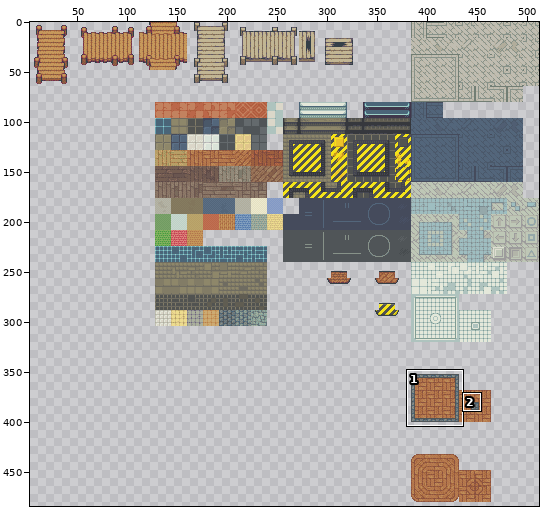
Two versions of one sprite sheet, World/Tilesets/Images/Floors_Master.png. Above: a wide view before the commit, with the close-up outlined.
Close-up. Old version:
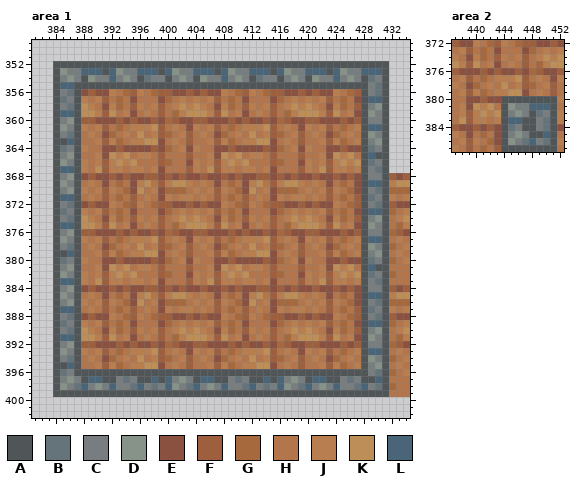
The file is 512x512 pixels. Colours within 5 levels of each other are drawn and written as one. Shown: area 1: x 381..434, y 349..402; area 2: x 437..452, y 372..387. The wide view leaves out empty margins.
Palette (. is transparent): A #505558  B #64747a  C #787e7f  D #879289  E #8a5140  F #9d5f3e  G #a6693e  H #b3754b  J #b87e50  K #be8e58  L #4a6578
Pixels before, area 1 (only the part around the change), first column x 381:
349 ......................................................
350 ......................................................
351 ......................................................
352 ...AAAAAAAAAAAAAAAAAAAAAAAAAAAAAAAAAAAAAAAAAAAAAAAA...
353 ...ADCCLLLALDCCLLLALDCCLLLALDCCLLLALDCCLLLALDCCLLLA...
354 ...ACDCADCCLCDCABCCACDCADCCLCDCABCCACDCADCCLCDCABCA...
355 ...ALLAAAAAAAAAAAAAAAAAAAAAAAAAAAAAAAAAAAAAAAAAACBA...
356 ...ACBAEFEEJHGFJHGFFEEFEFEEJHGFJHGFFEEFEFEEJHGFACBA...
357 ...ABCAJHJFHGHEHHHEGHJHJHJFHGHEHHHEGHJHJHJFHGHEALLA...
358 ...ACBAKJHEJGHFJHJFHJKJKJHEJGHFJHJFHJKJKJHEJGHFACDA...
359 ...ALLAKKJFKHJEHJHFHGJKKKJFKHJEHJHFHGJKKKJFKHJEADCA...
360 ...ACDAFFEEEFEFEEFEGFEEFFEEEFEFEEFEGFEEFFEEEFEFACCA...
361 ...ADCAJHJFHGHJJJKFHJHEJHJFHGHJJJKFHJHEJHJFHGHJALLA...
362 ...ACBAHJHEGHJHKHJFGHJFHJHEGHJHKHJFGHJFHJHEGHJHADCA...
363 ...AALAHHJFJGHJJKKEHJHFHHJFJGHJJKKEHJHFHHJFJGHJACDA...
364 ...ABCAJHHEEFEEEEFEGHJEJHHEEFEEEEFEGHJEJHHEEFEEABCA...
365 ...ACDAHHJEKJKHJJHFHHHFHHJEKJKHJJHFHHHFHHJEKJKHALAA...
366 ...ADCAJHJFJKJKHHHFGHHEJHJFJKJKHHHFGHHEJHJFJKJKABCA...
367 ...ALLAJHKFJJHJJHJEHHHFJHKFJJHJJHJEHHHFJHKFJJHJACBA...
368 ...ACDAEFEEFEFEEFFEFEFEEFEEFEFEEFFEFEFEEFEEFEFEACCAFEF
369 ...ADCAHJHEHGHEJKHFJKKJHJHEHGHEJKHFJKKJHJHEHGHEALLAJKK
370 ...ACDAJHJFJHGEKHJEGGGHJHJFJHGEKHJEGGGHJHJFJHGEACBAGGG
371 ...ALLAHJHFHGHFHJHEJHJJHJHFHGHFHJHEJHJJHJHFHGHFABCAJHJ
372 ...ACBAEFEEJHGFJHGFFEEFEFEEJHGFJHGFFEEFEFEEJHGFACBAFEE
373 ...ABCAJHJFHGHEHHHEGHJHJHJFHGHEHHHEGHJHJHJFHGHEALLAGHJ
374 ...ACBAKJHEJGHFJHJFHJKJKJHEJGHFJHJFHJKJKJHEJGHFACDAHJK
375 ...ALLAKKJFKHJEHJHFHGJKKKJFKHJEHJHFHGJKKKJFKHJEADCAHGJ
376 ...ACDAFFEEEFEFEEFEGFEEFFEEEFEFEEFEGFEEFFEEEFEFACCAGFE
377 ...ADCAJHJFHGHJJJKFHJHEJHJFHGHJJJKFHJHEJHJFHGHJALLAHJH
378 ...ACBAHJHEGHJHKHJFGHJFHJHEGHJHKHJFGHJFHJHEGHJHADCAGHJ
379 ...AALAHHJFJGHJJKKEHJHFHHJFJGHJJKKEHJHFHHJFJGHJACDAHJH
380 ...ABCAJHHEEFEEEEFEGHJEJHHEEFEEEEFEGHJEJHHEEFEEABCAGHJ
381 ...ACDAHHJEKJKHJJHFHHHFHHJEKJKHJJHFHHHFHHJEKJKHALAAHHH
382 ...ADCAJHJFJKJKHHHFGHHEJHJFJKJKHHHFGHHEJHJFJKJKABCAGHH
383 ...ALLAJHKFJJHJJHJEHHHFJHKFJJHJJHJEHHHFJHKFJJHJACBAHHH
384 ...ACDAEFEEFEFEEFFEFEFEEFEEFEFEEFFEFEFEEFEEFEFEACCAFEF
385 ...ADCAHJHEHGHEJKHFJKKJHJHEHGHEJKHFJKKJHJHEHGHEALLAJKK
386 ...ACDAJHJFJHGEKHJEGGGHJHJFJHGEKHJEGGGHJHJFJHGEACBAGGG
387 ...ALLAHJHFHGHFHJHEJHJJHJHFHGHFHJHEJHJJHJHFHGHFABCAJHJ
388 ...ACBAEFEEJHGFJHGFFEEFEFEEJHGFJHGFFEEFEFEEJHGFACBAFEE
389 ...ABCAJHJFHGHEHHHEGHJHJHJFHGHEHHHEGHJHJHJFHGHEALLAGHJ
390 ...ACBAKJHEJGHFJHJFHJKJKJHEJGHFJHJFHJKJKJHEJGHFACDAHJK
391 ...ALLAKKJFKHJEHJHFHGJKKKJFKHJEHJHFHGJKKKJFKHJEADCAHGJ
392 ...ACDAFFEEEFEFEEFEGFEEFFEEEFEFEEFEGFEEFFEEEFEFACCAGFE
393 ...ADCAJHJFHGHJJJKFHJHEJHJFHGHJJJKFHJHEJHJFHGHJALLAHJH
394 ...ACBAHJHEGHJHKHJFGHJFHJHEGHJHKHJFGHJFHJHEGHJHADCAGHJ
395 ...AALAHHJFJGHJJKKEHJHFHHJFJGHJJKKEHJHFHHJFJGHJACDAHJH
396 ...ABCAAAAAAAAAAAAAAAAAAAAAAAAAAAAAAAAAAAAAAAAAACBAGHJ
397 ...ACDCALLAACBCAALALCDCALLAACBCAALALCDCALLAACBCAALAHHH
398 ...ADCBLCDCLCCBLCBCLDCBLCDCLCCBLCBCLDCBLCDCLCCBLCBAGHH
399 ...AAAAAAAAAAAAAAAAAAAAAAAAAAAAAAAAAAAAAAAAAAAAAAAAHHH
400 ......................................................
401 ......................................................
402 ......................................................
Pixels before, area 2, first column x 437:
372 FEEJHGFJHGFFEEFE
373 HJFHGHEHHHEGHJHJ
374 JHEJGHFJHJFHJKJK
375 KJFKHJEHJHFHGJKK
376 FEEEFEFEEFEGFEEF
377 HJFHGHJJJKFHJHEJ
378 JHEGHJHKHJFGHJFH
379 HJFJGHJJKKEHJHFH
380 HHEEFEEAAAAAAAAJ
381 HJEKJKHADCCLLLAH
382 HJFJKJKACDCABCAJ
383 HKFJJHJALLAACBAJ
384 FEEFEFEABCAACBAE
385 JHEHGHEACDCAALAH
386 HJFJHGEADCBLCBAJ
387 JHFHGHFAAAAAAAAH
After:
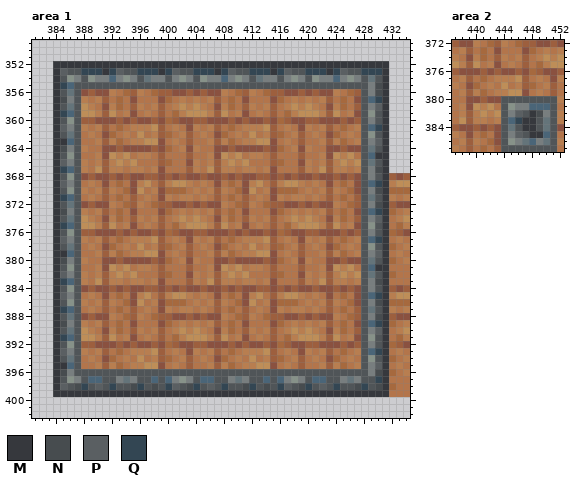
Colours new in this view: M #36383d  N #474c4f  P #5a5f62  Q #334653
What changed:
Area 1:
y 352: x 384..431 AAAAAAAAAAAAAAAAAAAAAAAAAAAAAAAAAAAAAAAAAAAAAAAA -> MMMMMMMMMMMMMMMMMMMMMMMMMMMMMMMMMMMMMMMMMMMMMMMM
y 353: x 384..431 ADCCLLLALDCCLLLALDCCLLLALDCCLLLALDCCLLLALDCCLLLA -> MPAAQQQMQPAAQQQMQPAAQQQMQPAAQQQMQPAAQQQMQPAAQQQM
y 354: x 384..385 AC -> MA; x 430..431 CA -> AM
y 355: x 384..385 AL -> MQ; x 430..431 BA -> NM
y 356: x 384..385 AC -> MA; x 430..431 BA -> NM
y 357: x 384..385 AB -> MN; x 430..431 LA -> QM
y 358: x 384..385 AC -> MA; x 430..431 DA -> PM
y 359: x 384..385 AL -> MQ; x 430..431 CA -> AM
y 360: x 384..385 AC -> MA; x 430..431 CA -> AM
y 361: x 384..385 AD -> MP; x 430..431 LA -> QM
y 362: x 384..385 AC -> MA; x 430..431 CA -> AM
y 363: x 384..385 AA -> MM; x 430..431 DA -> PM
y 364: x 384..385 AB -> MN; x 430..431 CA -> AM
y 365: x 384..385 AC -> MA; x 430..431 AA -> MM
y 366: x 384..385 AD -> MP; x 430..431 CA -> AM
y 367: x 384..385 AL -> MQ; x 430..431 BA -> NM
y 368: x 384..385 AC -> MA; x 430..431 CA -> AM
y 369: x 384..385 AD -> MP; x 430..431 LA -> QM
y 370: x 384..385 AC -> MA; x 430..431 BA -> NM
y 371: x 384..385 AL -> MQ; x 430..431 CA -> AM
y 372: x 384..385 AC -> MA; x 430..431 BA -> NM
y 373: x 384..385 AB -> MN; x 430..431 LA -> QM
y 374: x 384..385 AC -> MA; x 430..431 DA -> PM
y 375: x 384..385 AL -> MQ; x 430..431 CA -> AM
y 376: x 384..385 AC -> MA; x 430..431 CA -> AM
y 377: x 384..385 AD -> MP; x 430..431 LA -> QM
y 378: x 384..385 AC -> MA; x 430..431 CA -> AM
y 379: x 384..385 AA -> MM; x 430..431 DA -> PM
y 380: x 384..385 AB -> MN; x 430..431 CA -> AM
y 381: x 384..385 AC -> MA; x 430..431 AA -> MM
y 382: x 384..385 AD -> MP; x 430..431 CA -> AM
y 383: x 384..385 AL -> MQ; x 430..431 BA -> NM
y 384: x 384..385 AC -> MA; x 430..431 CA -> AM
y 385: x 384..385 AD -> MP; x 430..431 LA -> QM
y 386: x 384..385 AC -> MA; x 430..431 BA -> NM
y 387: x 384..385 AL -> MQ; x 430..431 CA -> AM
y 388: x 384..385 AC -> MA; x 430..431 BA -> NM
y 389: x 384..385 AB -> MN; x 430..431 LA -> QM
y 390: x 384..385 AC -> MA; x 430..431 DA -> PM
y 391: x 384..385 AL -> MQ; x 430..431 CA -> AM
y 392: x 384..385 AC -> MA; x 430..431 CA -> AM
y 393: x 384..385 AD -> MP; x 430..431 LA -> QM
y 394: x 384..385 AC -> MA; x 430..431 CA -> AM
y 395: x 384..385 AA -> MM; x 430..431 DA -> PM
y 396: x 384..385 AB -> MN; x 430..431 BA -> NM
y 397: x 384..385 AC -> MA; x 430..431 LA -> QM
y 398: x 384..431 ADCBLCDCLCCBLCBCLDCBLCDCLCCBLCBCLDCBLCDCLCCBLCBA -> MPANQAPAQAANQANAQPANQAPAQAANQANAQPANQAPAQAANQANM
y 399: x 384..431 AAAAAAAAAAAAAAAAAAAAAAAAAAAAAAAAAAAAAAAAAAAAAAAA -> MMMMMMMMMMMMMMMMMMMMMMMMMMMMMMMMMMMMMMMMMMMMMMMM
Area 2:
y 382: x 446..449 DCAB -> PAMN
y 383: x 446..449 LAAC -> QMMA
y 384: x 446..449 CAAC -> AMMA
y 385: x 446..449 DCAA -> PAMM
